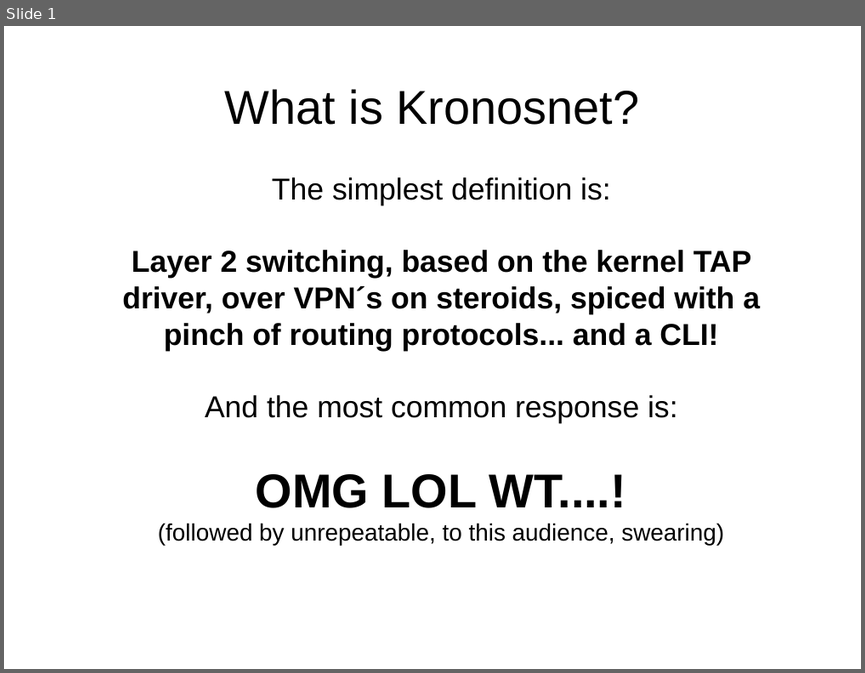
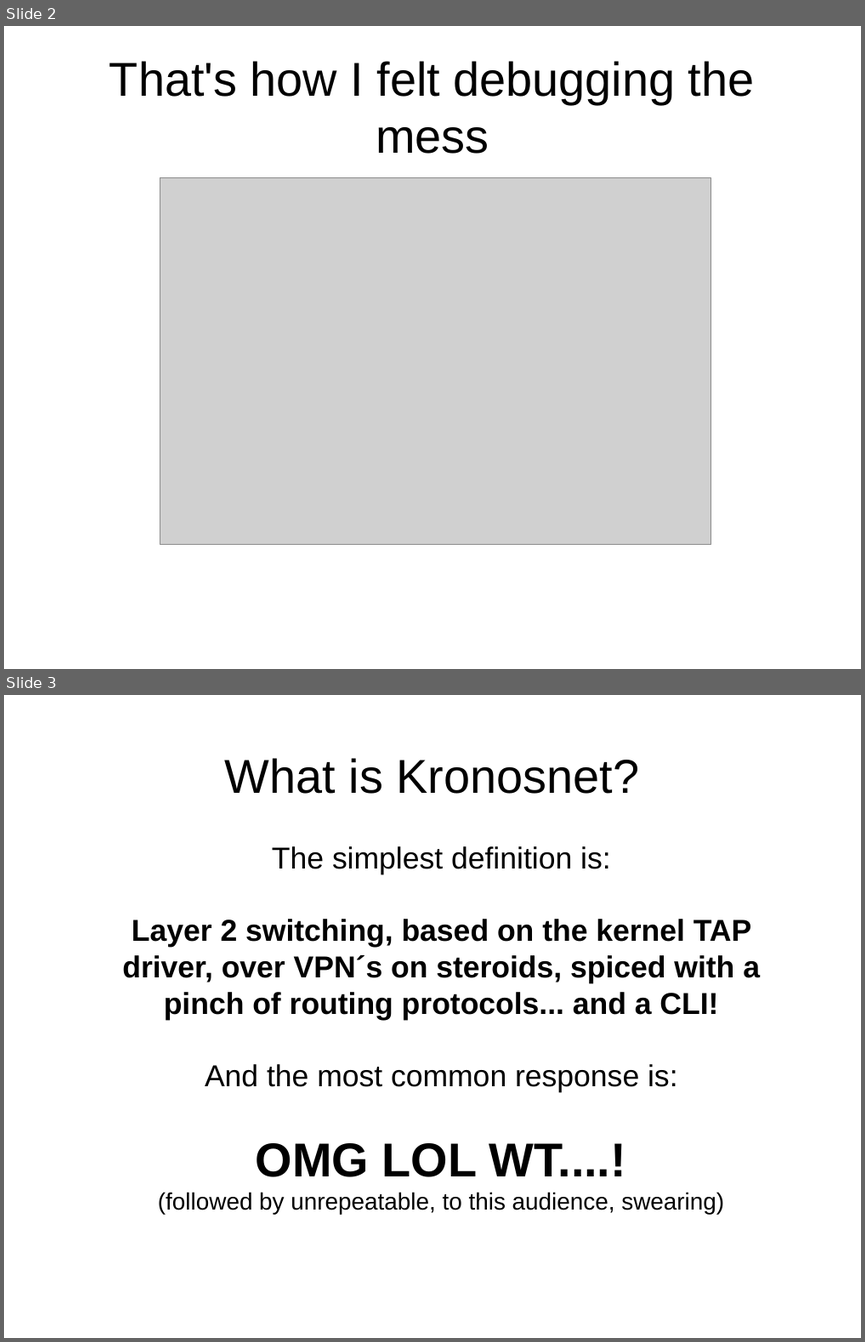
Before and after one commit to kronosnet/kronosnet, a slide deck: docs/kronosnet_architecture.odp. Shown one above the other, each under a label of ours: slide 1 before the commit, slides 2 and 3 after it. The pictures are 865x673 and 865x1342 pixels, drawn with LibreOffice and Linux fonts; fonts in the diff are those of the drawing; grey boxes stand for pictures. Boxes give left, top, right and bottom in pixels: in the first picture for what was removed or moved away, otherwise in the second. Text is boxed around its words. In the diff, an @@ line names an element or a change of style, - is before the commit and + after.

```diff
--- a/docs/kronosnet_architecture.odp
+++ b/docs/kronosnet_architecture.odp
@@ slide 2 added at bbox=[4, 26, 861, 669], background #FFFFFF @@
@@ title added at bbox=[109, 61, 755, 154], 44 pt, text #000000 @@
+That's how I felt debugging the mess
@@ picture added at bbox=[160, 177, 710, 544] @@
@@ what was slide 1 is now slide 3 @@
```
Also in this commit, not shown: 2 slides changed, 2 other slides added.
